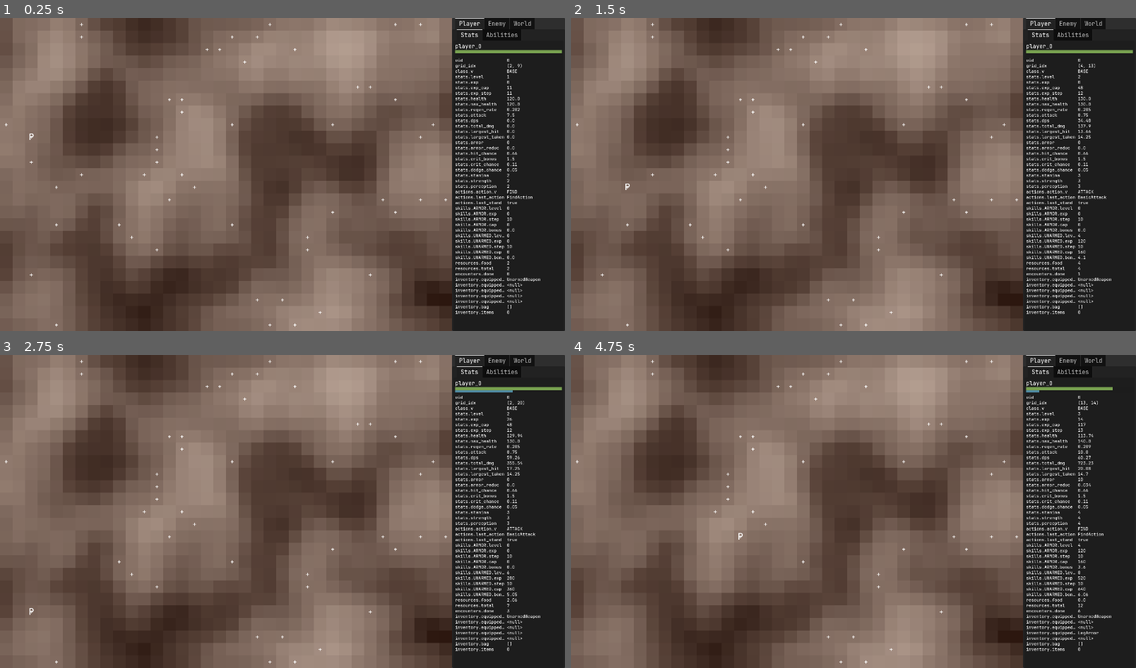
Above: before the commit, frames 1-4 (two rows, left to right).
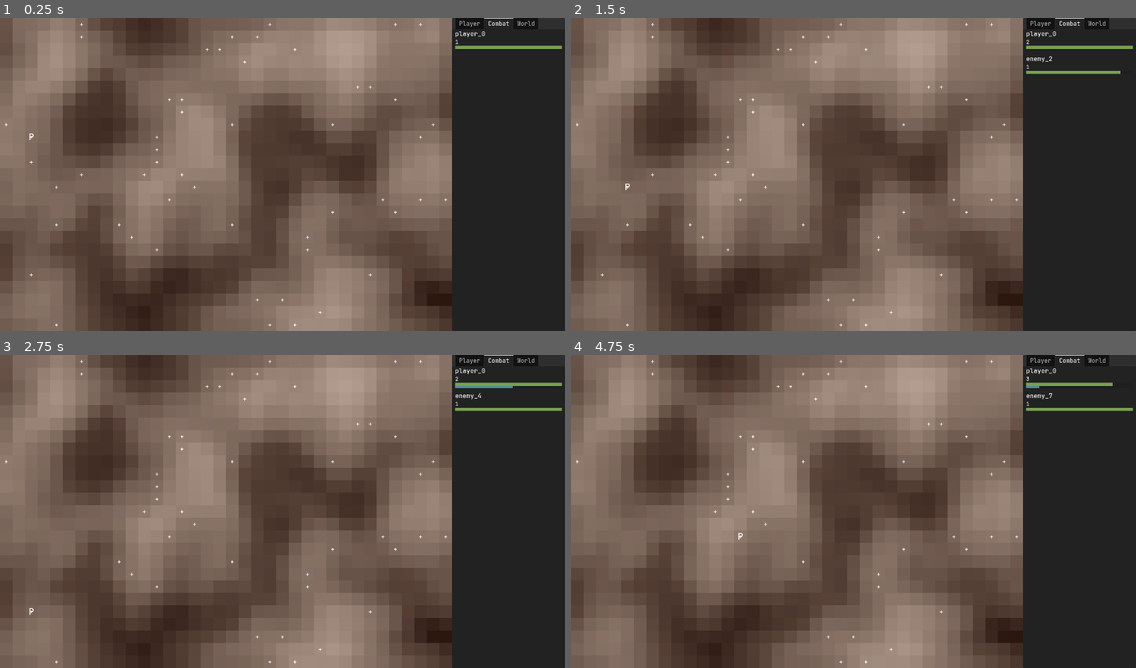
Above: after the commit, the same moments.

Repository: crystalfiction/rpg-simulator
Game: Godot game, scene res://src/controllers/world/world_controller.tscn
The game is run twice, just before and just after one commit, with the same random seed, the same clock (stepped at 60 frames per second) and the same inputs.
Inputs:
- Up to frame 1 (0.25 s): no input
- Up to frame 2 (1.5 s): hold - (world_tick_dec) 0.53-1.28 s; tap = (world_tick_inc) at 1.35 s
- Up to frame 3 (2.75 s): hold - (world_tick_dec) from 2.03 s (still down)
- Up to frame 4 (4.75 s): release - (world_tick_dec) at 2.78 s; tap = (world_tick_inc) at 2.85, 4.35 s; hold - (world_tick_dec) 3.53-4.28 s

The runs differ from the first frame. In frame 1, 2.9% of the frame differs, in the area x 80-100%, y 0-95%; in frame 2, 3.1%; in frame 3, 3.2%; in frame 4, 3.1%.

Commit message:
added basic combat ui panel

Diff:
--- a/src/controllers/ui/ui_controller.gd
+++ b/src/controllers/ui/ui_controller.gd
@@ -8,10 +8,10 @@
 # components
 @export var world_stats: GridContainer
 @export var player_vitals: GridContainer
+@export var player_combat_vitals: GridContainer
 @export var player_stats: GridContainer
 @export var player_abilities: GridContainer
-@export var enemy_stats: GridContainer
-@export var enemy_vitals: GridContainer
+@export var enemy_combat_vitals: GridContainer
 
 var label_settings: LabelSettings
 var labels = []
@@ -23,7 +23,23 @@
 }
 
 var label_filters = {
+	"world": [
+		"uid",
+		"controller",
+	],
+	"terrain": [
+		"uid",
+		"controller",
+		"on_change",
+		"grid",
+		"tile_map",
+		"biome",
+	],
+	"biome": [
+		"class"
+	],
 	"player": [
+		"uid",
 		"controller",
 		"world",
 		"class",
@@ -39,6 +55,7 @@
 		"inventory.controller"
 	],
 	"enemy": [
+		"uid",
 		"controller",
 		"world",
 		"stats.base_health",
@@ -151,6 +168,85 @@
 				curr_labels.append(new_label_entry)
 
 
+func _make_entity_vitals(entity: Entity, container: String, curr_labels: Array):
+	# make player name label
+	var new_name_label = Label.new()
+	new_name_label.add_theme_font_override(
+		"font", preload("res://src/assets/JetBrainsMono-Medium.ttf"))
+	# new_name_label.add_theme_font_size_override("font_size", 14)
+	new_name_label.text = entity.name
+	new_name_label.size_flags_horizontal = Control.SIZE_EXPAND_FILL
+	self[container].add_child(new_name_label)
+
+	# level label
+	var new_level_label = Label.new()
+	new_level_label.add_theme_font_override(
+		"font", preload("res://src/assets/JetBrainsMono-Medium.ttf"))
+	new_level_label.add_theme_font_size_override("font_size", 14)
+	new_level_label.text = str(entity.data.stats.level)
+	self[container].add_child(new_level_label)
+
+	var new_level_entry = self.label_entry.duplicate()
+	new_level_entry.obj = entity
+	new_level_entry.path = "stats.level"
+	new_level_entry.name = new_level_label
+	new_level_entry.data = new_level_label
+	curr_labels.append(new_level_entry)
+
+	# health bar
+	var new_health_bar = ProgressBar.new()
+	new_health_bar.value = entity.data.stats.health
+	new_health_bar.max_value = entity.data.stats.max_health
+	new_health_bar.show_percentage = false
+	new_health_bar.custom_minimum_size = Vector2(0, 8) # bar height
+	var health_fill = StyleBoxFlat.new()
+	health_fill.bg_color = Color(0.471, 0.631, 0.314) # fill color
+	new_health_bar.add_theme_stylebox_override("fill", health_fill)
+	self[container].add_child(new_health_bar)
+
+	var health_bar_entry = self.label_entry.duplicate()
+	health_bar_entry.obj = entity
+	health_bar_entry.path = "stats.health"
+	health_bar_entry.name = new_health_bar
+	health_bar_entry.data = new_health_bar
+	curr_labels.append(health_bar_entry)
+
+	# make additional entry to update health max_value
+	var health_bar_max = self.label_entry.duplicate()
+	health_bar_max.obj = entity
+	health_bar_max.path = "stats.max_health"
+	health_bar_max.name = new_health_bar
+	health_bar_max.data = new_health_bar
+	curr_labels.append(health_bar_max)
+
+	# exp bar
+	if "exp" in entity.data.stats:
+		var new_exp_bar = ProgressBar.new()
+		new_exp_bar.value = entity.data.stats.exp
+		new_exp_bar.max_value = entity.data.stats.exp_cap
+		new_exp_bar.show_percentage = false
+		new_exp_bar.custom_minimum_size = Vector2(0, 6) # bar height
+		var exp_fill = StyleBoxFlat.new()
+		exp_fill.bg_color = Color(0.314, 0.541, 0.631) # fill color
+		new_exp_bar.add_theme_stylebox_override("fill", exp_fill)
+		self[container].add_child(new_exp_bar)
+
+		var exp_bar_entry = self.label_entry.duplicate()
+		exp_bar_entry.obj = entity
+		exp_bar_entry.path = "stats.exp"
+		exp_bar_entry.name = new_exp_bar
+		exp_bar_entry.data = new_exp_bar
+		curr_labels.append(exp_bar_entry)
+
+		# make additional entry to update exp max_value
+		var exp_bar_max = self.label_entry.duplicate()
+		exp_bar_max.obj = entity
+		exp_bar_max.path = "stats.exp_cap"
+		exp_bar_max.name = new_exp_bar
+		exp_bar_max.data = new_exp_bar
+		curr_labels.append(exp_bar_max)
+
+
 ## recursively traverses obj data dictionaries and creates labels
 ## for non-dictionary data types
 func _traverse_make(
@@ -171,17 +267,27 @@
 
 		# end of nest,
 		else:
-			# filter data,
-			if obj is Player:
+			# data label filtering
+			if obj is World:
+				if curr_path not in self.label_filters.world:
+					# make labels
+					_make_stat_label(obj, key, curr_path, curr_entry, container, curr_labels)
+			elif obj is Terrain:
+				if curr_path not in self.label_filters.terrain:
+					# make labels
+					_make_stat_label(obj, key, curr_path, curr_entry, container, curr_labels)
+			elif obj is Biome:
+				if curr_path not in self.label_filters.biome:
+					# make labels
+					_make_stat_label(obj, key, curr_path, curr_entry, container, curr_labels)
+			elif obj is Player:
 				if curr_path not in self.label_filters.player:
 					# make labels
 					_make_stat_label(obj, key, curr_path, curr_entry, container, curr_labels)
-
 			elif obj is Enemy:
 				if curr_path not in self.label_filters.enemy:
 					# make labels
 					_make_stat_label(obj, key, curr_path, curr_entry, container, curr_labels)
-
 			# no filtering,
 			else:
 				# make labels
@@ -267,70 +373,6 @@
 						_make_stat_labels(curr_world.data.terrain.data.biome, "world_stats", curr_labels)
 
 
-func _make_entity_vitals(entity: Entity, container: String, curr_labels: Array):
-	# make player name label
-	var new_name_label = Label.new()
-	new_name_label.add_theme_font_override(
-		"font", preload("res://src/assets/JetBrainsMono-Medium.ttf"))
-	new_name_label.add_theme_font_size_override("font_size", 14)
-	new_name_label.text = entity.name
-	new_name_label.size_flags_horizontal = Control.SIZE_EXPAND_FILL
-	self[container].add_child(new_name_label)
-
-	# health bar
-	var new_health_bar = ProgressBar.new()
-	new_health_bar.value = entity.data.stats.health
-	new_health_bar.max_value = entity.data.stats.max_health
-	new_health_bar.show_percentage = false
-	new_health_bar.custom_minimum_size = Vector2(0, 8) # bar height
-	var health_fill = StyleBoxFlat.new()
-	health_fill.bg_color = Color(0.471, 0.631, 0.314) # fill color
-	new_health_bar.add_theme_stylebox_override("fill", health_fill)
-	self[container].add_child(new_health_bar)
-
-	var health_bar_entry = self.label_entry.duplicate()
-	health_bar_entry.obj = entity
-	health_bar_entry.path = "stats.health"
-	health_bar_entry.name = new_health_bar
-	health_bar_entry.data = new_health_bar
-	curr_labels.append(health_bar_entry)
-
-	# make additional entry to update health max_value
-	var health_bar_max = self.label_entry.duplicate()
-	health_bar_max.obj = entity
-	health_bar_max.path = "stats.max_health"
-	health_bar_max.name = new_health_bar
-	health_bar_max.data = new_health_bar
-	curr_labels.append(health_bar_max)
-
-	# exp bar
-	if "exp" in entity.data.stats:
-		var new_exp_bar = ProgressBar.new()
-		new_exp_bar.value = entity.data.stats.exp
-		new_exp_bar.max_value = entity.data.stats.exp_cap
-		new_exp_bar.show_percentage = false
-		new_exp_bar.custom_minimum_size = Vector2(0, 6) # bar height
-		var exp_fill = StyleBoxFlat.new()
-		exp_fill.bg_color = Color(0.314, 0.541, 0.631) # fill color
-		new_exp_bar.add_theme_stylebox_override("fill", exp_fill)
-		self[container].add_child(new_exp_bar)
-
-		var exp_bar_entry = self.label_entry.duplicate()
-		exp_bar_entry.obj = entity
-		exp_bar_entry.path = "stats.exp"
-		exp_bar_entry.name = new_exp_bar
-		exp_bar_entry.data = new_exp_bar
-		curr_labels.append(exp_bar_entry)
-
-		# make additional entry to update exp max_value
-		var exp_bar_max = self.label_entry.duplicate()
-		exp_bar_max.obj = entity
-		exp_bar_max.path = "stats.exp_cap"
-		exp_bar_max.name = new_exp_bar
-		exp_bar_max.data = new_exp_bar
-		curr_labels.append(exp_bar_max)
-
-
 ## handles the creation of player data labels
 func _handle_player_panel(p: Player, curr_labels: Array):
 	# if player is valid,
@@ -350,30 +392,44 @@
 				_make_abilities_labels(p, "player_abilities", curr_labels)
 
 
-## handles the creation of enemy data labels
-func _handle_enemy_panel(curr_enemies: Array, curr_labels: Array):
-	# if enemies exist,
-	if not curr_enemies.is_empty():
+## handles the creation of the combat panel items such as combat vitals
+func _handle_combat_panel(p: Player, enemies: Array, curr_labels: Array):
+	# make player vitals
+	# if player is valid,
+	if is_instance_valid(p):
+		# and if not queued for deletion,
+		if not p.is_queued_for_deletion():
+			# check if player combat vitals container empty before making
+			var container_children = self.player_combat_vitals.get_children()
+			if container_children.is_empty():
+				_make_entity_vitals(p, "player_combat_vitals", curr_labels)
+
+	# player invalid,
+	else:
+		# delete lingering labels
+		var children = self.player_combat_vitals.get_children()
+		for label in children:
+			if is_instance_valid(label):
+				if not label.is_queued_for_deletion():
+					label.queue_free()
+
+	# make enemy vitals
+	if not enemies.is_empty():
 		# for each enemy,
-		for e in curr_enemies:
+		for e in enemies:
 			# if enemy is valid,
 			if is_instance_valid(e):
 				# and if not queued for deletion,
 				if not e.is_queued_for_deletion():
-					var enemy_labels = _check_obj_labels(e, curr_labels)
-					var is_enemy_labels = enemy_labels.front()
-					# if no labels,
-					if not is_enemy_labels:
-						_make_entity_vitals(e, "enemy_vitals", curr_labels)
-
-						# make stat labels
-						_make_stat_labels(e, "enemy_stats", curr_labels)
+					# check if enemy combat vitals container empty before making
+					var container_children = self.enemy_combat_vitals.get_children()
+					if container_children.is_empty():
+						_make_entity_vitals(e, "enemy_combat_vitals", curr_labels)
 
 	# enemies array empty,
 	else:
-		# delete lingering name labels
-		var children = self.enemy_stats.get_children()
-		children.append_array(self.enemy_vitals.get_children())
+		# delete lingering labels
+		var children = self.enemy_combat_vitals.get_children()
 		for label in children:
 			if is_instance_valid(label):
 				if not label.is_queued_for_deletion():
@@ -405,9 +461,19 @@
 			# account for array indexes
 			if entry_data is Array && k.is_valid_int():
 				k = int(k)
+
 			# account for script objects
 			if entry_data is GDScript:
+				# spin up script for data
 				entry_data = entry_data.new()
+				# if attack,
+				if entry_data is AttackAction:
+					# define source for data calculations
+					entry_data.data.src = entry.obj
+					# if attack has multiplier,
+					if entry_data.has_method("calculate_multiplier"):
+						# calculate it
+						entry_data.calculate_multiplier()
 
 			# update label entry data
 			entry_data = entry_data[k]
@@ -446,12 +512,20 @@
 	if not self.labels.is_empty():
 		_remove_invalids(self.labels)
 
-	# handle object label creation
+	# if world valid,
 	if is_instance_valid(self.world):
+		# handle world panel
 		_handle_world_panel(self.world, self.labels)
 
+		# if player valid,
 		if is_instance_valid(self.world.data.player):
+			# handle player panel
 			_handle_player_panel(self.world.data.player, self.labels)
+
+			# handle combat panel
+			var enemy_controller = self.world.data.controller.enemy_controller
+			var enemies = enemy_controller.enemies
+			_handle_combat_panel(self.world.data.player, enemies, self.labels)
 
 		# player invalid
 		else:
@@ -463,10 +537,6 @@
 		# remove invalid labels
 		_remove_invalids(self.labels)
 
-	var enemy_controller = self.world.data.controller.enemy_controller
-	var enemies = enemy_controller.enemies
-	_handle_enemy_panel(enemies, self.labels)
-
 	# update label data
 	if not self.labels.is_empty():
 		_update_label_entries(self.labels)
--- a/src/controllers/ui/ui_controller.tscn
+++ b/src/controllers/ui/ui_controller.tscn
@@ -3,7 +3,7 @@
 [ext_resource type="Script" uid="uid://ce6ie113viqdg" path="res://src/controllers/ui/ui_controller.gd" id="1_2yfeh"]
 [ext_resource type="FontFile" uid="uid://dvjb12pu7hof1" path="res://src/assets/JetBrainsMono-Medium.ttf" id="2_1mjrn"]
 
-[node name="UiController" type="Control" unique_id=694900400 node_paths=PackedStringArray("world_stats", "player_vitals", "player_stats", "player_abilities", "enemy_stats", "enemy_vitals")]
+[node name="UiController" type="Control" unique_id=694900400 node_paths=PackedStringArray("world_stats", "player_vitals", "player_stats", "player_abilities", "player_combat_vitals", "player_combat_stats", "enemy_combat_vitals", "enemy_combat_stats")]
 top_level = true
 layout_mode = 3
 anchors_preset = 11
@@ -18,8 +18,10 @@
 player_vitals = NodePath("PanelContainer/MarginContainer/VBoxContainer/TabContainer/Player/TabContainer/Stats/VBoxContainer/PlayerVitals")
 player_stats = NodePath("PanelContainer/MarginContainer/VBoxContainer/TabContainer/Player/TabContainer/Stats/VBoxContainer/PlayerStats")
 player_abilities = NodePath("PanelContainer/MarginContainer/VBoxContainer/TabContainer/Player/TabContainer/Abilities/Abilities")
-enemy_stats = NodePath("PanelContainer/MarginContainer/VBoxContainer/TabContainer/Enemy/VBoxContainer/EnemyStats")
-enemy_vitals = NodePath("PanelContainer/MarginContainer/VBoxContainer/TabContainer/Enemy/VBoxContainer/EnemyVitals")
+player_combat_vitals = NodePath("PanelContainer/MarginContainer/VBoxContainer/TabContainer/Combat/VBoxContainer/PlayerVitals")
+player_combat_stats = NodePath("PanelContainer/MarginContainer/VBoxContainer/TabContainer/Combat/VBoxContainer/PlayerCombatStats")
+enemy_combat_vitals = NodePath("PanelContainer/MarginContainer/VBoxContainer/TabContainer/Combat/VBoxContainer/EnemyVitals")
+enemy_combat_stats = NodePath("PanelContainer/MarginContainer/VBoxContainer/TabContainer/Combat/VBoxContainer/EnemyCombatStats")
 
 [node name="PanelContainer" type="PanelContainer" parent="." unique_id=459534008]
 layout_mode = 1
@@ -45,9 +47,10 @@
 size_flags_vertical = 3
 theme_override_fonts/font = ExtResource("2_1mjrn")
 theme_override_font_sizes/font_size = 15
-current_tab = 0
+current_tab = 1
 
 [node name="Player" type="MarginContainer" parent="PanelContainer/MarginContainer/VBoxContainer/TabContainer" unique_id=167004360]
+visible = false
 layout_mode = 2
 theme_override_constants/margin_left = 4
 theme_override_constants/margin_right = 4
@@ -94,23 +97,29 @@
 theme_override_constants/v_separation = -2
 columns = 2
 
-[node name="Enemy" type="MarginContainer" parent="PanelContainer/MarginContainer/VBoxContainer/TabContainer" unique_id=2032826631]
-visible = false
+[node name="Combat" type="MarginContainer" parent="PanelContainer/MarginContainer/VBoxContainer/TabContainer" unique_id=2032826631]
 layout_mode = 2
 theme_override_constants/margin_left = 8
 theme_override_constants/margin_right = 8
 metadata/_tab_index = 1
 
-[node name="VBoxContainer" type="VBoxContainer" parent="PanelContainer/MarginContainer/VBoxContainer/TabContainer/Enemy" unique_id=709895643]
+[node name="VBoxContainer" type="VBoxContainer" parent="PanelContainer/MarginContainer/VBoxContainer/TabContainer/Combat" unique_id=709895643]
 layout_mode = 2
 
-[node name="EnemyVitals" type="GridContainer" parent="PanelContainer/MarginContainer/VBoxContainer/TabContainer/Enemy/VBoxContainer" unique_id=1263486365]
+[node name="PlayerVitals" type="GridContainer" parent="PanelContainer/MarginContainer/VBoxContainer/TabContainer/Combat/VBoxContainer" unique_id=757714750]
 layout_mode = 2
 theme_override_constants/v_separation = 0
 
-[node name="EnemyStats" type="GridContainer" parent="PanelContainer/MarginContainer/VBoxContainer/TabContainer/Enemy/VBoxContainer" unique_id=91714677]
+[node name="PlayerCombatStats" type="GridContainer" parent="PanelContainer/MarginContainer/VBoxContainer/TabContainer/Combat/VBoxContainer" unique_id=1234670199]
 layout_mode = 2
-theme_override_constants/v_separation = -2
+columns = 2
+
+[node name="EnemyVitals" type="GridContainer" parent="PanelContainer/MarginContainer/VBoxContainer/TabContainer/Combat/VBoxContainer" unique_id=1263486365]
+layout_mode = 2
+theme_override_constants/v_separation = 0
+
+[node name="EnemyCombatStats" type="GridContainer" parent="PanelContainer/MarginContainer/VBoxContainer/TabContainer/Combat/VBoxContainer" unique_id=1487518907]
+layout_mode = 2
 columns = 2
 
 [node name="World" type="MarginContainer" parent="PanelContainer/MarginContainer/VBoxContainer/TabContainer" unique_id=1136931055]
